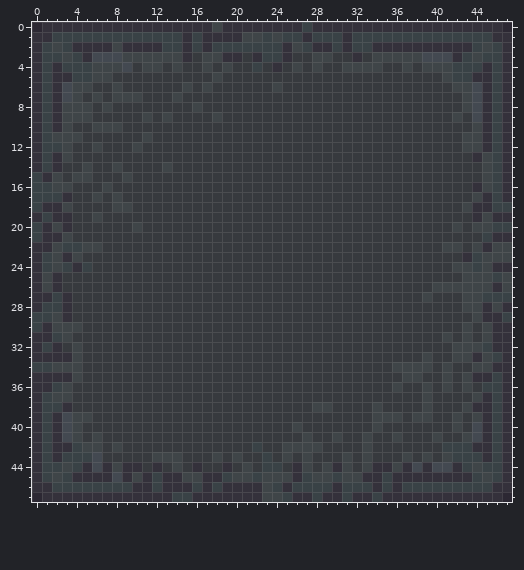
Pixel-art file, stored at assets/Sprite-0004.aseprite. The picture above is the old version.
48x48 pixels, 1 frame.
The same view after the edit:
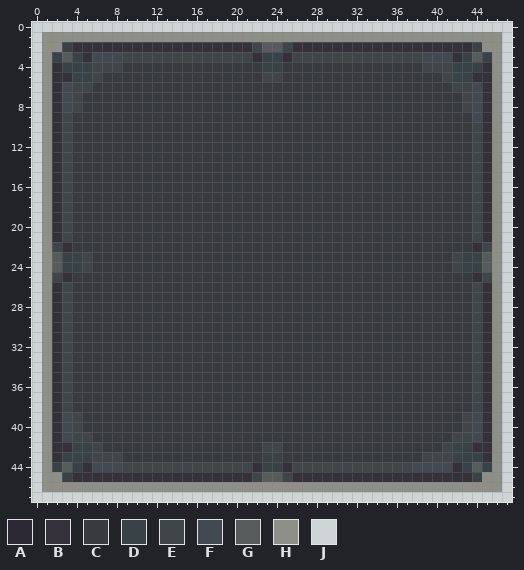
Palette (. is transparent): A #2c2833  B #34313b  C #373a3e  D #394246  E #3f4548  F #434951  G #575b5b  H #8e8f87  J #cfd5d6
What changed:
layer "Background" now hidden
layer "bghover" added
layer "destroyed" now hidden
Changed rows in their new state; - is an unchanged pixel.
first column x 0:
 0 JJJJJJJJJJJJJJJJJJJJJJJJJJJJJJJJJJJJJJJJJJJJJJJJ
 1 JHHHHHHHHHHHHHHHHHHHHHHHHHHHHHHHHHHHHHHHHHHHHHHJ
 2 JHH-----B----BB-B-BBBBEGGEBB--B-BB-----------HHJ
 3 JH-G-----------EE--EEE----EE--EEEE----------G-HJ
 4 JH-------C-CC-C--C-C--CDD-C-C--CCCC--C--------HJ
 5 JH-----C----------C----EE---------------------HJ
 6 JH------C------C-C------C---------------------HJ
 7 JH----C-CCC---C-------------------------------HJ
 8 JH-F-C-C--------C-----------------------------HJ
 9 JH--CC-----C-C----C-----------------------C---HJ
10 JH----CCC-------------------------------------HJ
11 JHB-C------C-------------------------------C--HJ
12 JHB---C---C--------------------------------C--HJ
13 JH------------------------------------------EBHJ
14 JH-E-C--C----C------------------------------EBHJ
15 JHBECC---C----------------------------------EBHJ
16 JHB----C------------------------------------EBHJ
17 JHBE--C-C-------------------------------------HJ
18 JH------CC---------------------------------CE-HJ
19 JH-E--C-------------------------------------EBHJ
20 JHBE------C-------------------------------C--BHJ
21 JH------------------------------------------EBHJ
22 JH-BCCC----------------------------------CC-BEHJ
23 JHGDDE------------------------------------ED-GHJ
24 JHG-DE-------------------------------------D-GHJ
25 JHEB---------------------------------------CB-HJ
26 JH-E------------------------------------CCCC-BHJ
27 JHBE-----------------------------------C---C-BHJ
28 JHBE---------------------------------------C--HJ
29 JHBE------------------------------------------HJ
30 JHB-C--------------------------------------CEBHJ
31 JHB--------------------------------------C-CEBHJ
32 JH-EC-------------------------------------CC-BHJ
33 JH-EC----------------------------------C--CCEBHJ
34 JHB-C-------------------------------CCCC-C---BHJ
35 JH-EC--------------------------------CC--C-CE-HJ
36 JHB---------------------------------C--C-C-CEBHJ
37 JHB------------------------------------C------HJ
38 JHBE------------------------CC----C----C---CE-HJ
39 JH---C----------------------------CCC-CC--CEF-HJ
40 JH------------------------C-------C-------CE--HJ
41 JH---EC--------------------C--C--C--C---C-E---HJ
42 JH---D--C-------------CEECCCC----C-------E----HJ
43 JH----EEE---CCC---C-C---DC-C---C-C---C--E-----HJ
44 JH-G---FFEEEEE-EEEEEE-B--BE-E-E-E-EE-E-F----G-HJ
45 JHH-----B-B-B--BB--BBBEGG--BBBBBB--B---------HHJ
46 JHHHHHHHHHHHHHHHHHHHHHHHHHHHHHHHHHHHHHHHHHHHHHHJ
47 JJJJJJJJJJJJJJJJJJJJJJJJJJJJJJJJJJJJJJJJJJJJJJJJ
